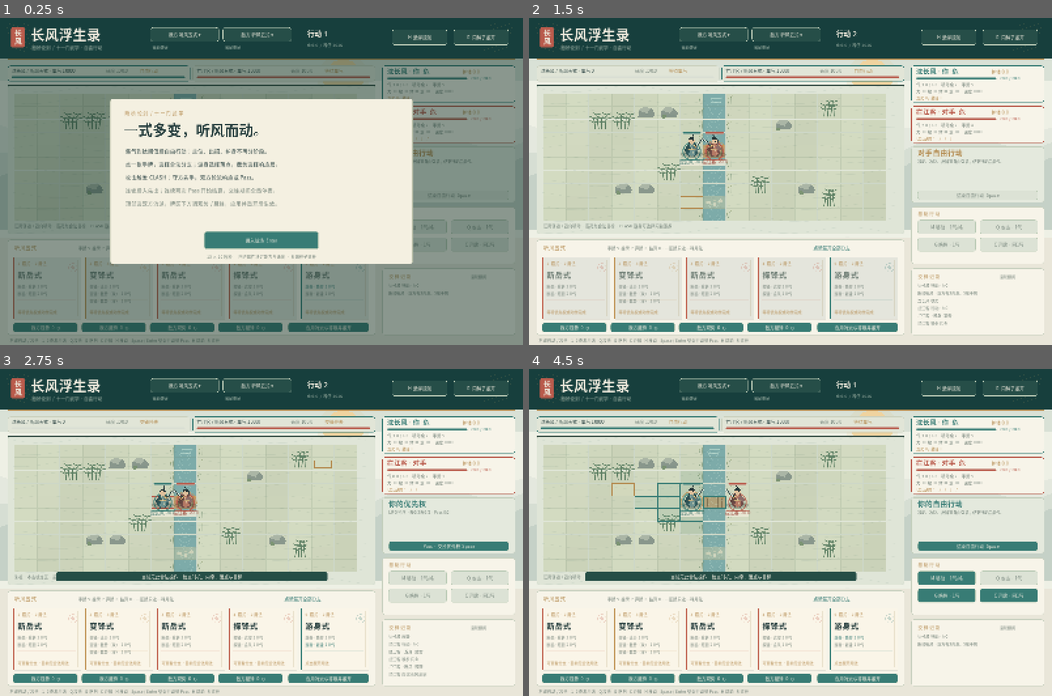
Above: before the commit, frames 1-4 (two rows, left to right).
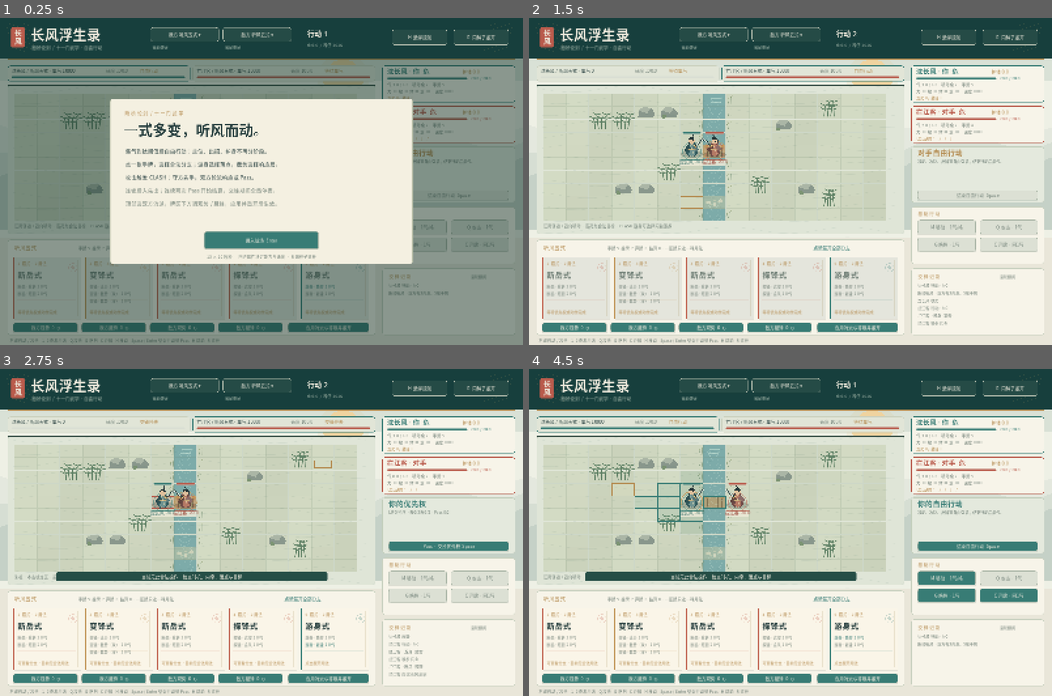
Above: after the commit, the same moments.

Repository: yup-21/game-dev
Game: Godot game, scene res://battle.tscn
The game is run twice, just before and just after one commit, with the same random seed, the same clock (stepped at 60 frames per second) and the same inputs.
Inputs (mouse positions are in pixels of both pictures, inside the frame that each line leads up to):
- Up to frame 1 (0.25 s): no input
- Up to frame 2 (1.5 s): tap Enter at 0.5, 0.6 s; move the mouse to (905, 165) at 0.52 s; click (905, 165) at 0.67 s; tap Space at 0.77 s; move the mouse to (685, 197) at 1.27 s; tap Q at 1.35 s; click (685, 197) at 1.42 s
- Up to frame 3 (2.75 s): tap Space at 1.52 s; move the mouse to (313, 460) at 2.02 s; tap G at 2.1 s; click (313, 460) at 2.17 s
- Up to frame 4 (4.5 s): move the mouse to (764, 597) at 2.77 s; tap C at 2.85 s; click (764, 597) at 2.92 s; tap Space at 3.02, 3.77, 4.25 s; move the mouse to (947, 581) at 3.52 s; tap H at 3.6 s; click (947, 581) at 3.67 s; move the mouse to (633, 483) at 4.27 s; tap R at 4.35 s; click (633, 483) at 4.42 s

The runs differ from the first frame. In frame 1, less than 0.1% of the frame differs, in the area x 39-61%, y 70-71%; in frame 2, 0.4%; in frame 3, 0.4%; in frame 4, 0.4%, in the area x 2-98%, y 38-97%.

Commit message:
Polish ink HUD interactions and enable dedicated visual screenshot checks

Diff:
--- a/demos/changfeng-battle/scripts/battle_view.gd
+++ b/demos/changfeng-battle/scripts/battle_view.gd
@@ -58,9 +58,11 @@
 	DisplayServer.window_set_min_size(Vector2i(1040,650))
 	model.reset(2026,0,"tingfeng",{"passives":passive_settings,"schools":school_settings})
 	_sync()
-	check_mode = "--tingfeng-visual-check" in OS.get_cmdline_user_args() or "--wuxue-visual-check" in OS.get_cmdline_user_args()
+	check_mode = "--tingfeng-visual-check" in OS.get_cmdline_user_args() or "--wuxue-visual-check" in OS.get_cmdline_user_args() or "--ink-visual-check" in OS.get_cmdline_user_args()
 	print("TINGFENG_DUEL_READY seed=",snap.seed," board=15x10 mode=",snap.get("mode","ACTION"))
-	if "--wuxue-visual-check" in OS.get_cmdline_user_args():
+	if "--ink-visual-check" in OS.get_cmdline_user_args():
+		call_deferred("_ink_visual_check")
+	elif "--wuxue-visual-check" in OS.get_cmdline_user_args():
 		call_deferred("_wuxue_visual_check")
 	elif check_mode:
 		call_deferred("_tingfeng_visual_check")
@@ -474,7 +476,7 @@
 		var card: Dictionary = snap.hand[i]
 		var enabled = _card_enabled(card)
 		art.card_frame(self,rect,i,_uid(card)==selected_card,enabled,card,wall)
-		_text(rect.position+Vector2(14,25),"%d  招式 · %d 用法" % [i+1,card.get("usages",[]).size()],13,GOLD)
+		_text(rect.position+Vector2(14,25),"%d  %s · %d 用法" % [i+1,("衍生" if bool(card.get("generated",false)) else "招式"),card.get("usages",[]).size()],13,GOLD)
 		_text(rect.position+Vector2(14,65),_trim(str(card.name),rect.size.x-28,25),25,INK if enabled else MUTED,true)
 		var usages: Array = card.get("usages",[])
 		for u in range(mini(3,usages.size())):
@@ -548,7 +550,12 @@
 		_text(Vector2(1189,823+(i-begin)*23),_trim(str(entries[i].get("text","")),364,12),12,MUTED)
 
 func _small_button(rect: Rect2, title: String, action: String, enabled: bool, dark: bool = false) -> void:
-	_panel(rect,Color("264e48") if dark else (JADE if enabled else Color("dce2d5")),GOLD if rect.has_point(mouse) else Color("bbcbb6"))
+	var hovered: bool=rect.has_point(mouse) and enabled
+	var base_color: Color=Color("254b46") if dark else (JADE if enabled else Color("dce0d4"))
+	if hovered: base_color=base_color.lightened(0.12)
+	draw_rect(Rect2(rect.position+Vector2(1,3),rect.size),Color(0.13,0.24,0.20,0.12))
+	_panel(rect,base_color,GOLD if hovered else Color("acb7a8"))
+	if hovered: draw_rect(rect.grow(1),Color(GOLD,0.48),false,1.5)
 	_center(rect.position+Vector2(rect.size.x/2,rect.size.y/2+6),title,14,PAPER if enabled else MUTED)
 	buttons.append({"rect":rect,"action":action,"enabled":enabled,"reason":"当前时机、距离、气或移动预算不足"})
 
@@ -607,7 +614,7 @@
 		var terrain: String = snap.terrain[cell]
 		var pos = cell_to_screen(cell)
 		var noise = sin(cell.x*14.1+cell.y*31.7)*0.018
-		var color = Color(0.81+noise,0.84+noise,0.74+noise)
+		var color = Color(0.81+noise,0.84+noise,0.75+noise)
 		if terrain == "water": color = Color("7daba9")
 		elif terrain == "bridge": color = Color("bfa47a")
 		elif terrain == "ford": color = Color("a2b9a6")
@@ -668,12 +675,6 @@
 	for actor in snap.actors:
 		var pos = _unit_pos(actor.id)
 		var color = JADE if actor.id==0 else RED
-		draw_set_transform(pos+Vector2(0,7),0,Vector2(1,.4))
-		draw_circle(Vector2.ZERO,21,Color(.1,.19,.17,.22))
-		draw_set_transform(Vector2.ZERO)
-		draw_arc(pos,26,0,TAU,36,color,2.5,true)
-		if snap.active_id==actor.id:
-			draw_arc(pos,30,wall*.25,wall*.25+TAU*.8,36,Color(color,.5),2,true)
 		var taking_hit: bool=false
 		for cue in combat_cues:
 			if str(cue.get("kind",""))=="damage" and int(cue.get("target_id",-1))==int(actor.id): taking_hit=true
@@ -750,6 +751,10 @@
 
 func _tingfeng_visual_check() -> void:
 	var check = load("res://checks/tingfeng_visual_check.gd").new()
+	await check.run(self)
+
+func _ink_visual_check() -> void:
+	var check = load("res://checks/ink_visual_check.gd").new()
 	await check.run(self)
 
 func _wuxue_visual_check() -> void:
